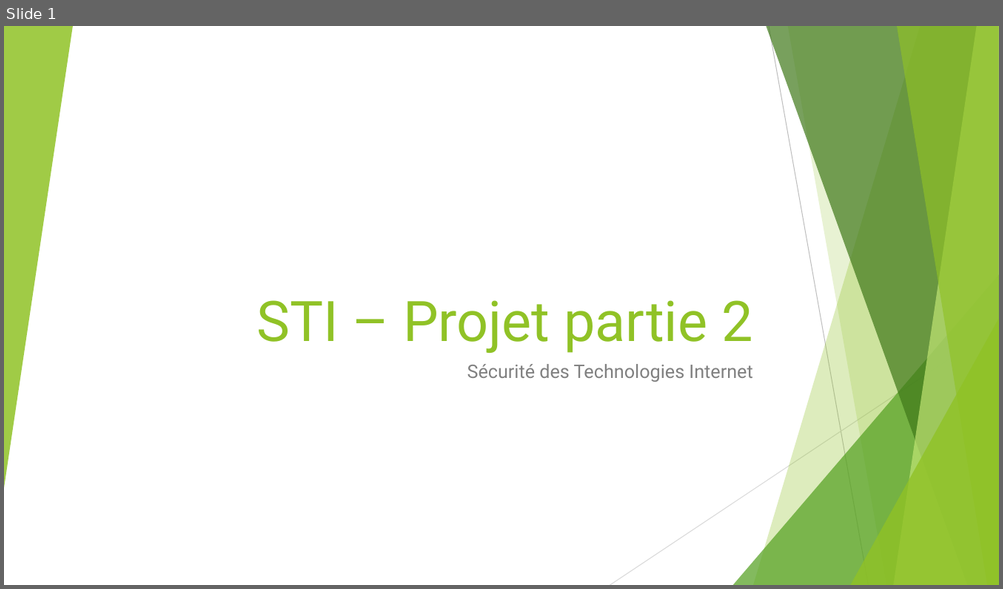
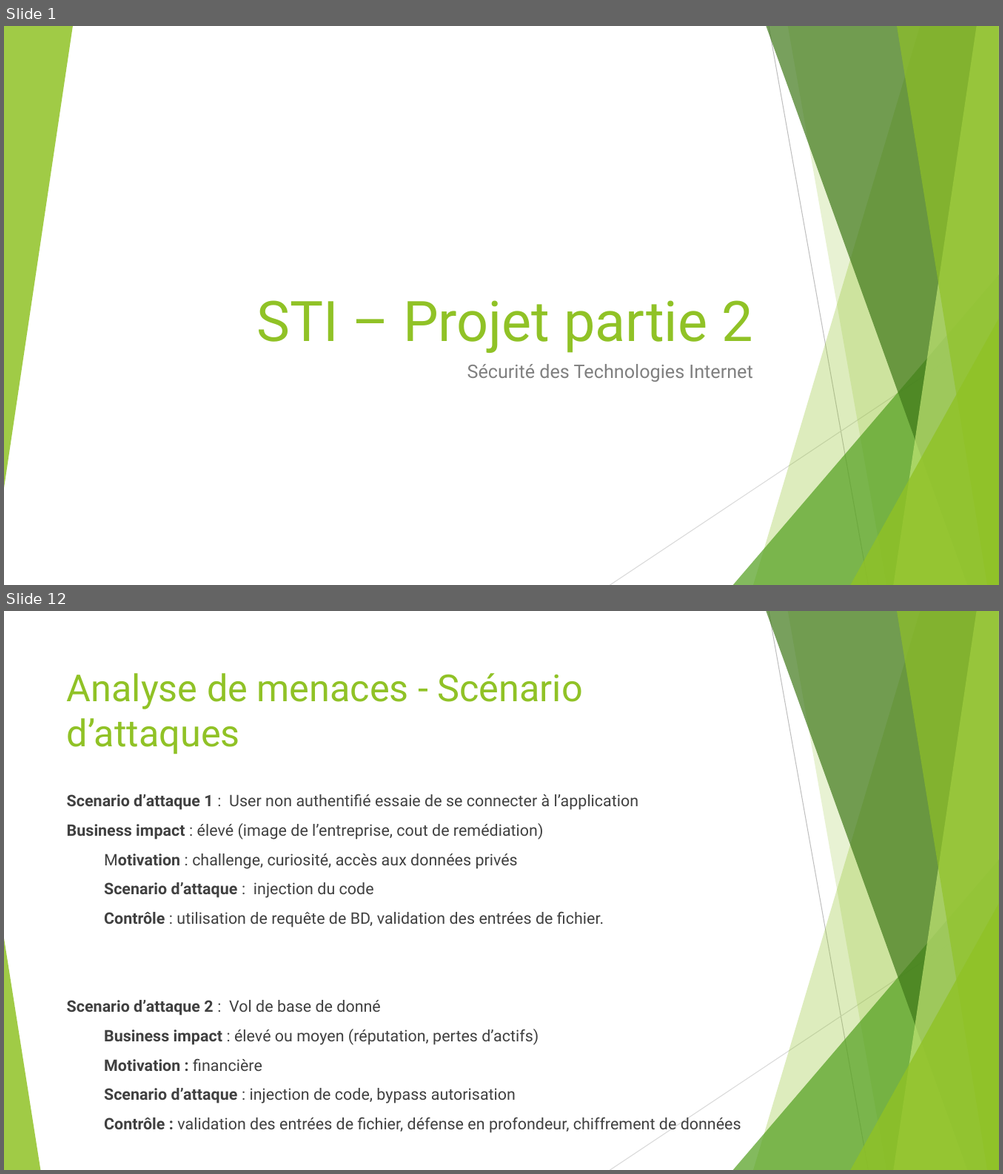
Before and after one commit to asuto4ka/html, a slide deck: Présentation/STI_Schowing_Zharkova.pptx. Shown one above the other, each under a label of ours: slide 1 before the commit, slides 1 and 12 after it; the slides between them are not shown. The pictures are 1003x589 and 1003x1174 pixels, drawn with LibreOffice and Linux fonts; fonts in the diff are those of the drawing. Boxes give left, top, right and bottom in pixels: in the first picture for what was removed or moved away, otherwise in the second. Text is boxed around its words. In the diff, an @@ line names an element or a change of style, - is before the commit and + after.

```diff
--- a/Présentation/STI_Schowing_Zharkova.pptx
+++ b/Présentation/STI_Schowing_Zharkova.pptx
@@ slide 12 added at bbox=[4, 611, 999, 1170], background #FFFFFF; not listed: 9 template elements that a slide beside it also shows @@
@@ title added at bbox=[67, 673, 583, 755], 36 pt, text #90C226 @@
+Analyse de menaces - Scénario d’attaques
@@ text added at bbox=[67, 794, 741, 1133], 15.3 pt, text #404040 @@
+Scenario d’attaque 1 : User non authentifié essaie de se connecter à l’application
+Business impact : élevé (image de l’entreprise, cout de remédiation)
+Motivation : challenge, curiosité, accès aux données privés
+Scenario d’attaque : injection du code
+Contrôle : utilisation de requête de BD, validation des entrées de fichier.
+Scenario d’attaque 2 : Vol de base de donné
+Business impact : élevé ou moyen (réputation, pertes d’actifs)
+Motivation : financière
+Scenario d’attaque : injection de code, bypass autorisation
+Contrôle : validation des entrées de fichier, défense en profondeur, chiffrement de données
@@ triangle added at bbox=[4, 939, 40, 1170], fill #90C226 at 85% opacity @@
```
Also in this commit, not shown: 3 slides changed, 16 other slides added.
